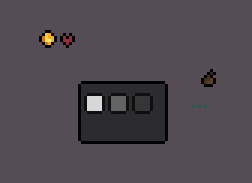
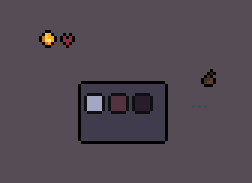
Comparing the layer stacks of the two (252, 183) images. Changes:
painted on "UIMiniMapRoom0.png" over [87, 96, 102, 111]
painted on "UIMiniMapRoom1.png" over [111, 96, 126, 111]
painted on "UIMiniMapRoom2.png" over [135, 96, 150, 111]
painted on "UIMiniMapContainer.png" over [81, 84, 165, 141]
